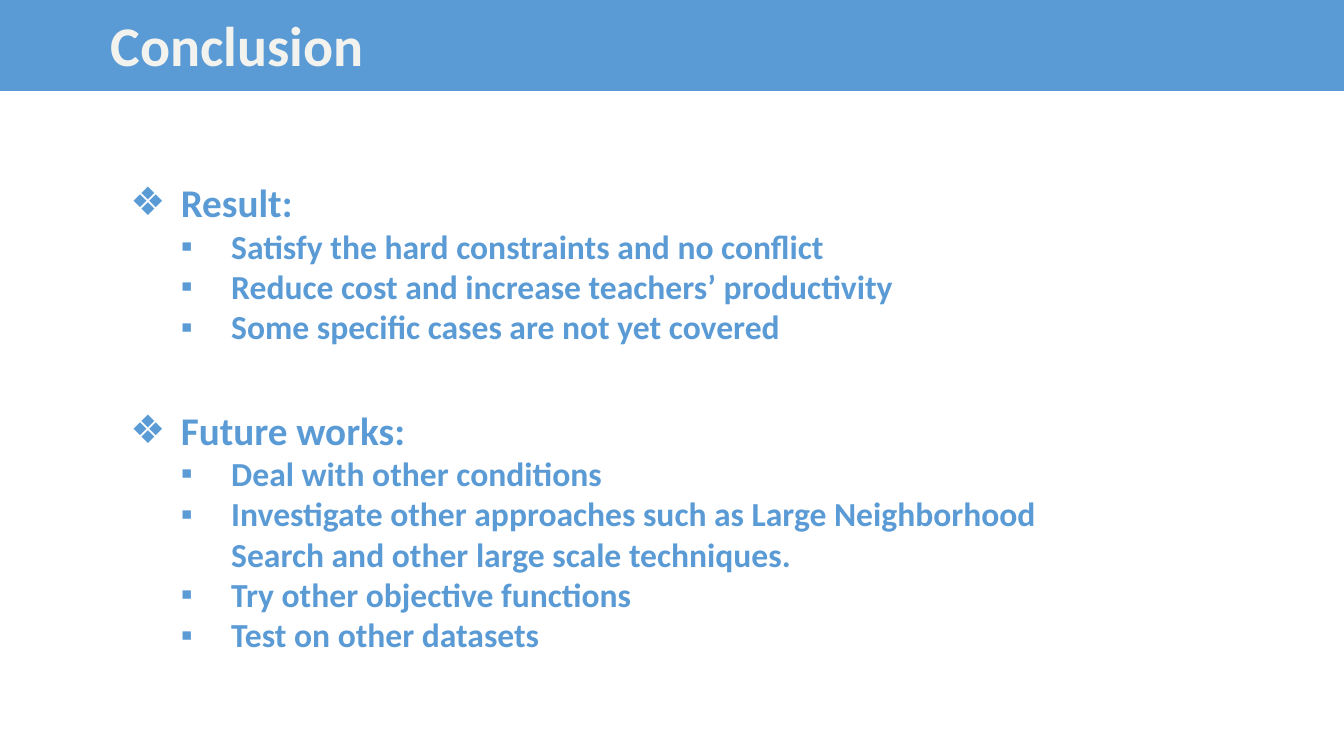
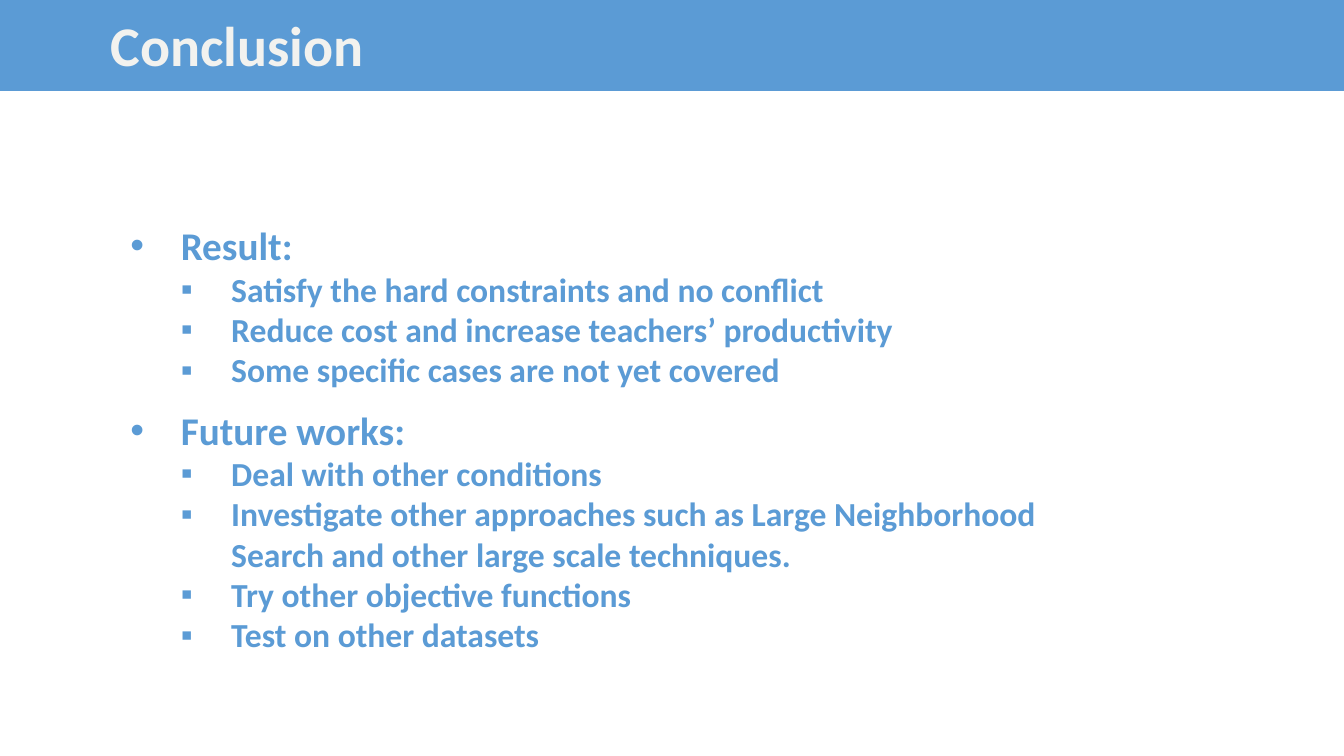
Before and after one commit to bee-lullaby/FinalProject, a slide deck: slide 74 of Documents/FinalReport_FinalYearProject_CongLT_HoaiNV_DucHM_HaNS.pptx (slide 72 before the commit). Drawn at 1344x756 pixels with LibreOffice and Linux fonts; fonts in the diff are those of the drawing. Boxes give left, top, right and bottom in pixels: in the first picture for what was removed or moved away, otherwise in the second. Text is boxed around its words. In the diff, an @@ line names an element or a change of style, - is before the commit and + after.

```diff
--- a/Documents/FinalReport_FinalYearProject_CongLT_HoaiNV_DucHM_HaNS.pptx
+++ b/Documents/FinalReport_FinalYearProject_CongLT_HoaiNV_DucHM_HaNS.pptx
@@ text "Result:": place and size @@
-text "Result:" at [181,189,893,345]
+text "Result:" at [181,232,893,388]
@@ text at [181,232,293,261]: bullet ❖ to • @@
```
Also in this commit, not shown: 26 other slides changed, 2 slides added.
